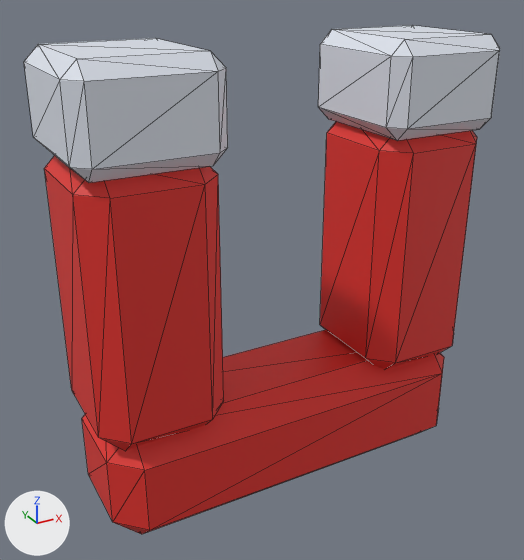
What one commit did to the FBX model meshes/Pickups/Pickup_Magnet.fbx.
Before and after are seen from a 50 mm lens placed at (-1.51, -2.61, 2.38), pointed at (-0.06, 0.03, 1.06). Arrows for +X, +Y and +Z are at lower left; the lights stay in place. The first picture is the older version. Mesh edges are drawn as thin lines.

Script lines for the objects in view, before the commit:
```python
me_body_001 = bpy.data.meshes.new('Body.001')
me_body_001.from_pydata(...)  # 72 vertices, 132 faces; spans x -0.92..0.92, y -0.3..0.3, z -0.84..0.84
me_body_001.materials.append(mat_m_71)  # red #e0302a
me_tips_001 = bpy.data.meshes.new('Tips.001')
me_tips_001.from_pydata(...)  # 48 vertices, 88 faces; spans x -0.94..0.94, y -0.31..0.31, z -0.2..0.2
me_tips_001.materials.append(mat_m_58)  # white #dfe4ee
ob_body = bpy.data.objects.new('Body', me_body_001)
ob_body.location = (0.0, 0.0, 0.912)
ob_tips = bpy.data.objects.new('Tips', me_tips_001)
ob_tips.location = (0.0, 0.0, 1.9)
```
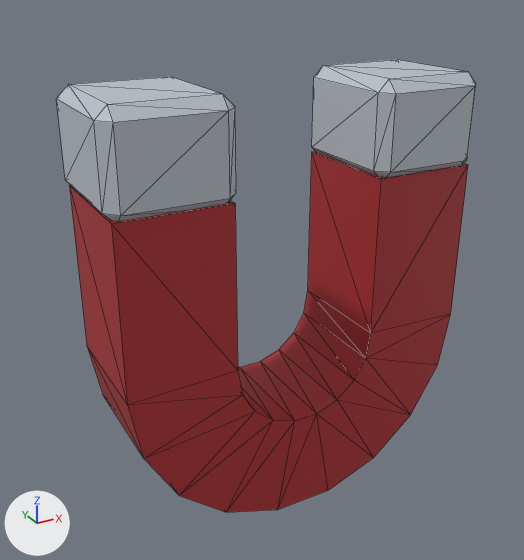
Where the change shows, as pixel boxes (x1, y1, x2, y2) in the pictures (524 x 560 px):
```json
{"object": "Body", "change": "reshaped, moved", "before": [44, 122, 477, 534], "after": [69, 152, 468, 512], "on screen": "8% narrower, 13% shorter"}
{"object": "Tips", "change": "recoloured, mesh rescaled, moved", "before": [24, 25, 500, 183], "after": [56, 60, 476, 221], "on screen": "12% narrower"}
{"part": 2, "of": "me_body_001", "change": "rebuilt", "before": [82, 330, 444, 534], "after": [69, 152, 468, 512], "on screen": "10% wider, 76% taller"}
{"part": 3, "of": "me_body_001", "change": "deleted", "before": [44, 155, 224, 451], "on screen": "red"}
{"part": 4, "of": "me_body_001", "change": "deleted", "before": [320, 122, 477, 369], "on screen": "red"}
```

Scene script edits in JSON lines:
```json
{"op": "add", "block": "mat_m_29", "code": ["mat_m_29 = principled_material('M_29')", "mat_m_29.base_color = (0.423, 0.0262, 0.0307)  # red #ae2d31", "mat_m_29.roughness = 0.55"]}
{"op": "add", "block": "mat_m_39", "code": ["mat_m_39 = principled_material('M_39')", "mat_m_39.base_color = (0.503, 0.546, 0.597)  # light grey #bcc3cb", "mat_m_39.roughness = 0.55"]}
{"block": "me_body_001", "where": "# used by ob_body; location = (0.0, 0.0, 0.912)"}
{"op": "remove", "block": "me_body_001", "code": "me_body_001.from_pydata(...)  # 72 vertices, 132 faces; spans x -0.92..0.92, y -0.3..0.3, z -0.84..0.84"}
{"op": "remove", "block": "me_body_001", "code": "me_body_001.materials.append(mat_m_71)  # red #e0302a"}
{"op": "add", "block": "me_body_001", "code": "me_body_001.from_pydata(...)  # 48 vertices, 92 faces; spans x -0.82..0.82, y -0.27..0.27, z -0.77..0.77"}
{"block": "me_body_001", "change": "me_body_001 part 2: the loose piece of 24 vertices spanning x -0.9..0.9, y -0.3..0.3, z -0.84..-0.29 is rebuilt with 48 vertices and now spans x -0.82..0.82, y -0.27..0.27, z -0.77..0.77, in mat_m_29 (red #ae2d31)"}
{"block": "me_body_001", "change": "me_body_001 part 3: the loose piece of 24 vertices spanning x -0.92..-0.37, y -0.3..0.3, z -0.36..0.84 is deleted"}
{"block": "me_body_001", "change": "me_body_001 part 4: the loose piece of 24 vertices spanning x 0.37..0.92, y -0.3..0.3, z -0.36..0.84 is deleted"}
{"op": "add", "block": "me_body_001", "code": "me_body_001.materials.append(mat_m_29)  # red #ae2d31"}
{"block": "me_tips_001", "where": "# used by ob_tips; location = (0.0, 0.0, 1.9)"}
{"op": "remove", "block": "me_tips_001", "code": "me_tips_001.from_pydata(...)  # 48 vertices, 88 faces; spans x -0.94..0.94, y -0.31..0.31, z -0.2..0.2"}
{"op": "remove", "block": "me_tips_001", "code": "me_tips_001.materials.append(mat_m_58)  # white #dfe4ee"}
{"op": "add", "block": "me_tips_001", "code": "me_tips_001.from_pydata(...)  # 48 vertices, 88 faces; spans x -0.84..0.84, y -0.29..0.29, z -0.21..0.21"}
{"block": "me_tips_001", "change": "me_tips_001 part 1: the whole mesh is scaled about its middle by (0.894, 0.932, 1.1)"}
{"op": "add", "block": "me_tips_001", "code": "me_tips_001.materials.append(mat_m_39)  # light grey #bcc3cb"}
{"op": "set", "path": "ob_body.location", "old": "(0.0, 0.0, 0.912)", "new": "(0.0, 0.0, 0.781)"}
{"op": "set", "path": "ob_tips.location", "old": "(0.0, 0.0, 1.9)", "new": "(0.0, 0.0, 1.74)"}
```
